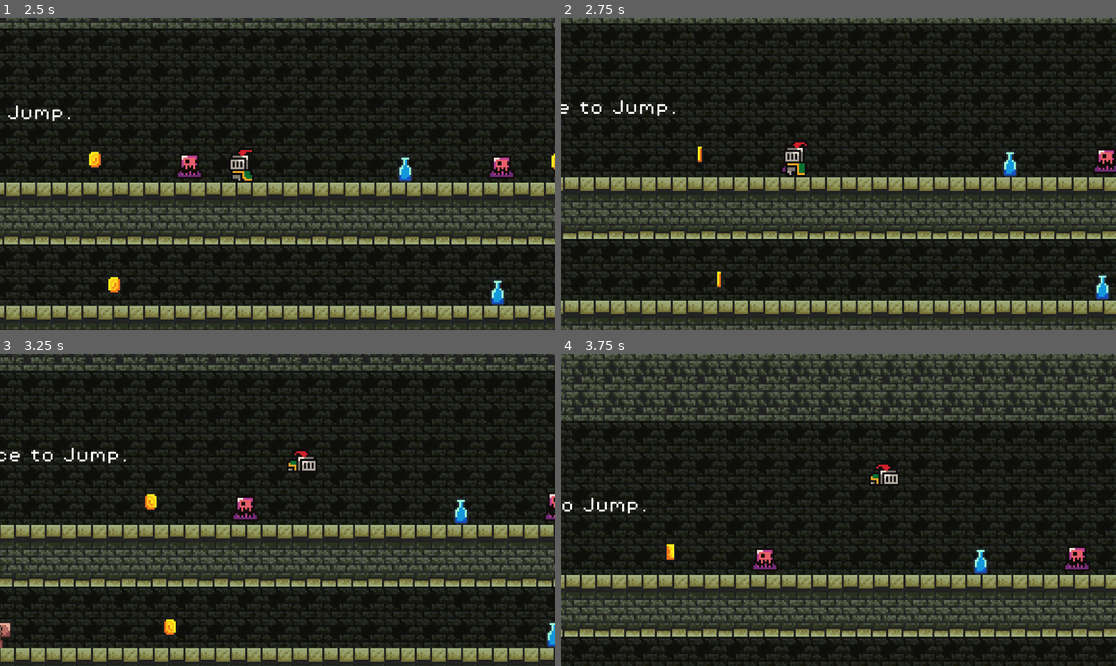
Above: before the commit, frames 1-4 (two rows, left to right).
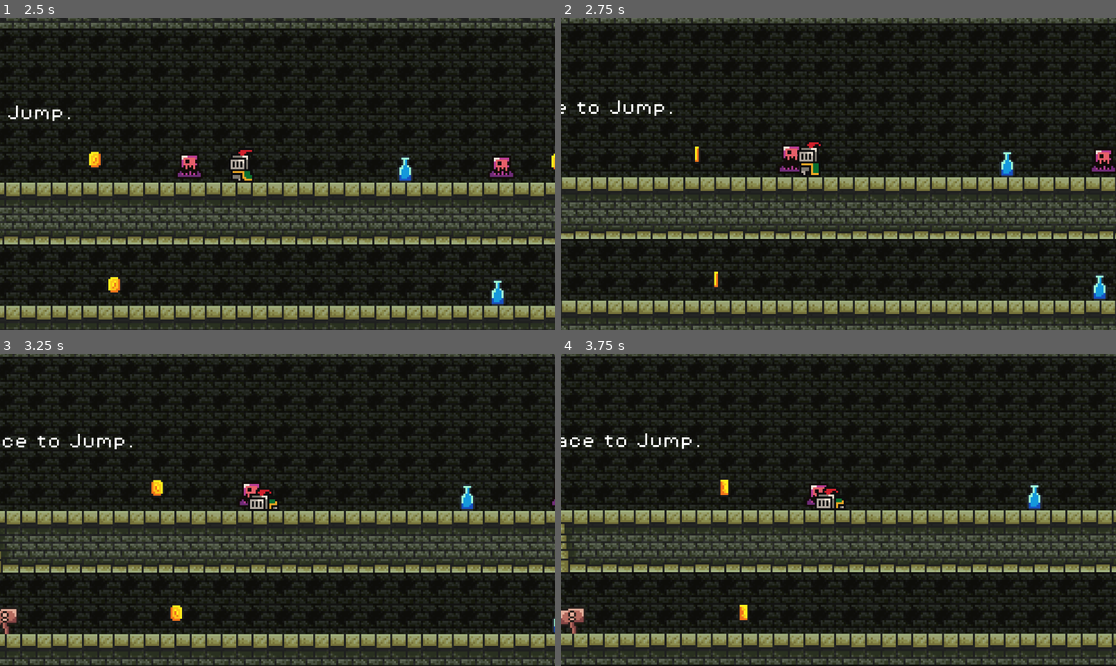
Above: after the commit, the same moments.

Repository: TrevorJac14/Crypt-crawlers
Game: Godot game, scene res://Scenes/game.tscn
Same seed, same stepped clock (60 frames per second), same inputs: the game is played once before the commit and once after it.
Inputs (mouse positions are in pixels of both pictures, inside the frame that each line leads up to):
- Up to frame 1 (2.5 s): move the mouse to (399, 158) at 0.52 s; hold D (move_right) 0.53-2.03 s; tap Space (jump) at 0.6, 0.77, 1.07, 1.52, 1.55, 1.82, 2.1 s; move the mouse to (166, 189) at 1.27 s; click (166, 189) at 1.35 s; move the mouse to (333, 105) at 2.02 s; hold A (move_left) from 2.03 s (still down)
- Up to frame 2 (2.75 s): keep holding A (move_left)
- Up to frame 3 (3.25 s): move the mouse to (249, 572) at 2.77 s; release A (move_left) at 2.78 s; hold D (move_right) from 2.78 s (still down); click (249, 572) at 2.85 s; tap Space (jump) at 3.02, 3.05 s
- Up to frame 4 (3.75 s): keep holding D (move_right); tap Space (jump) at 3.32, 3.6 s; move the mouse to (1005, 556) at 3.52 s

Frame 1 is identical in both runs. In frame 2, 17% of the frame differs, in the area x 0-100%, y 0-100%; in frame 3, 38%; in frame 4, 50%.

Commit message:
fixed death

Diff:
--- a/Scripts/player.gd
+++ b/Scripts/player.gd
@@ -3,6 +3,7 @@
 var SPEED = 130.0
 const JUMP_VELOCITY = -300.0
 var gravity = ProjectSettings.get_setting("physics/2d/default_gravity")
+const GRAVITY = 2000.0
 var health = 20
 var is_dead = false
 var is_attacking = false
@@ -16,15 +17,15 @@
 	if not is_on_floor():
 		velocity += get_gravity() * delta
 	# Handle jump.
-	if Input.is_action_just_pressed("jump") and is_on_floor():
+	if Input.is_action_just_pressed("jump") and is_on_floor() && is_dead == false:
 		velocity.y = JUMP_VELOCITY
 	# Get the input direction and handle the movement/deceleration.
 	var direction := Input.get_axis("move_left", "move_right")
 	#flip the sprite
-	if direction > 0:
+	if direction > 0 && is_dead == false:
 		animated_sprite.flip_h = false
 		melee_hitbox.position.x = 10
-	elif direction < 0:
+	elif direction < 0 && is_dead == false:
 		animated_sprite.flip_h = true
 		melee_hitbox.position.x = -10
 	#play animations
@@ -35,7 +36,7 @@
 			animated_sprite.play("run")
 	elif is_dead == false && is_attacking == false:
 		animated_sprite.play("jump")
-	if direction:
+	if direction && is_dead == false:
 		velocity.x = direction * SPEED
 	else:
 		velocity.x = move_toward(velocity.x, 0, SPEED)
--- /dev/null
+++ b/gameplay.tscn
@@ -0,0 +1,3 @@
+[gd_scene format=3 uid="uid://ddmawxdlt3pw2"]
+
+[node name="Gameplay" type="Node2D"]
--- a/project.godot
+++ b/project.godot
@@ -26,6 +26,8 @@
 [global_group]
 
 sword=""
+area_container=""
+player=""
 
 [input]
 
